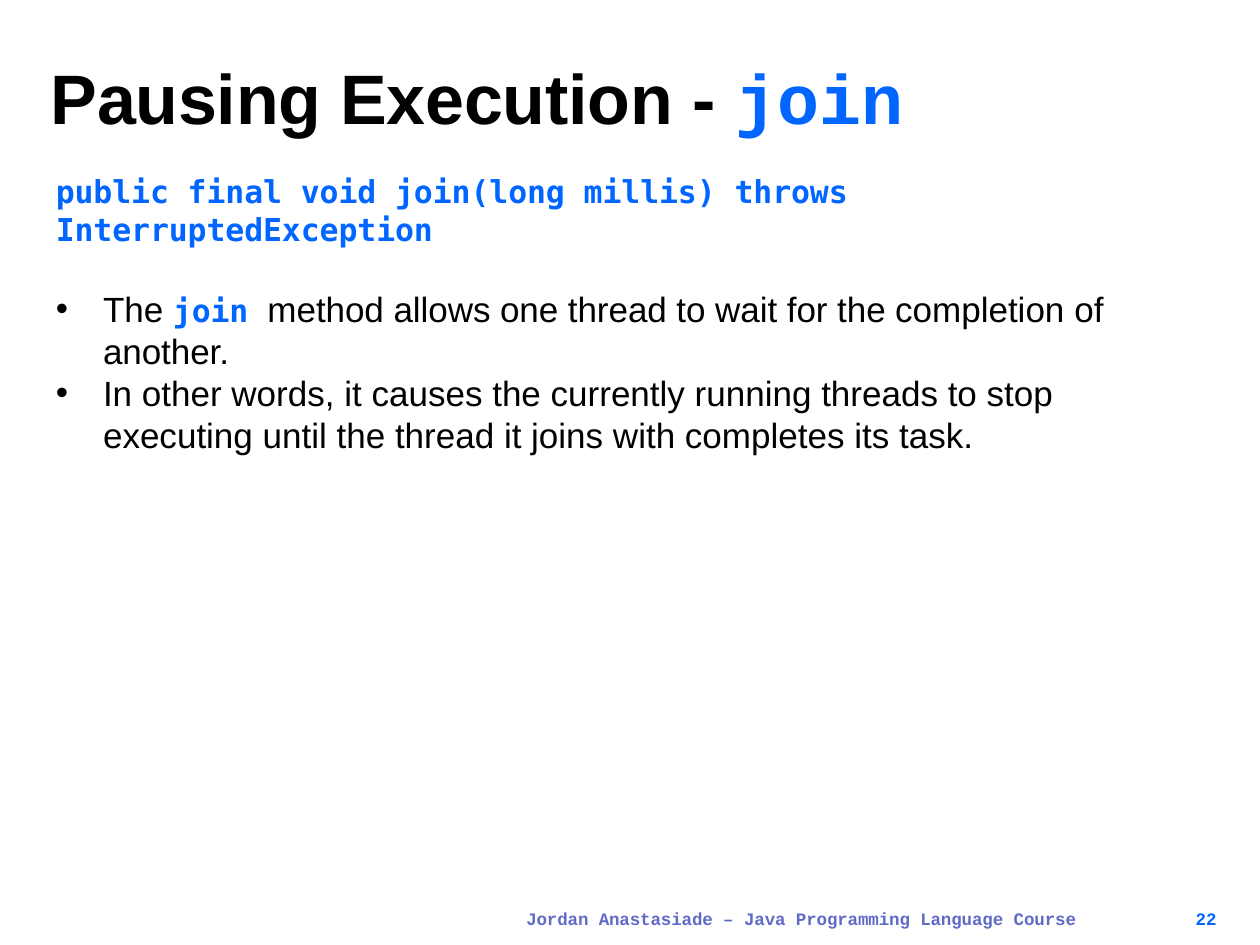
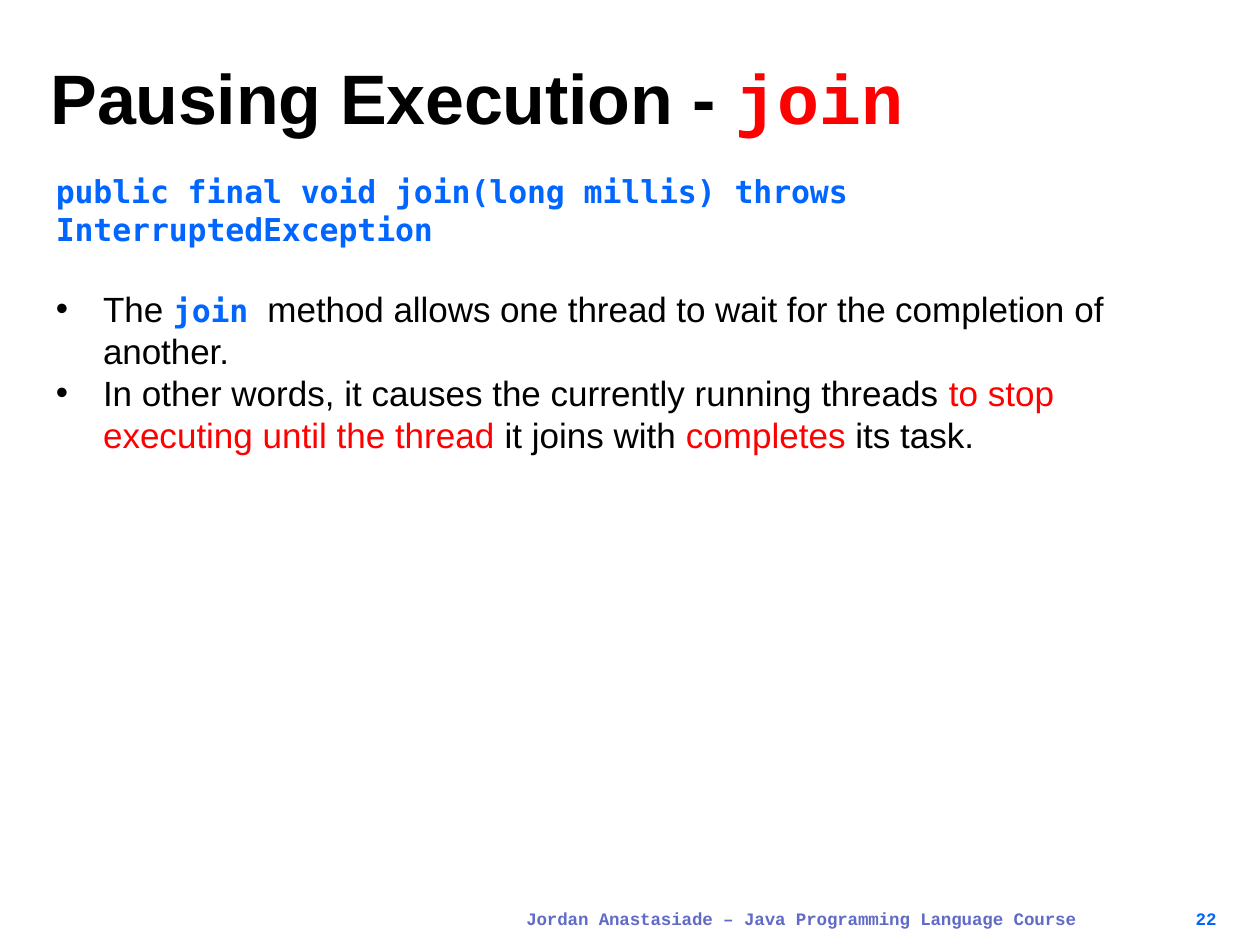
Before and after one commit to JongkukLee/JAC444, a slide deck: slide 22 of lect5-s1-thread-basic.pptx. Drawn at 1260x945 pixels with LibreOffice and Linux fonts; fonts in the diff are those of the drawing. Boxes give left, top, right and bottom in pixels: in the first picture for what was removed or moved away, otherwise in the second. Text is boxed around its words. In the diff, an @@ line names an element or a change of style, - is before the commit and + after.

```diff
--- a/lect5-s1-thread-basic.pptx
+++ b/lect5-s1-thread-basic.pptx
@@ title "Pausing Execution - join" at [51, 73, 903, 139]: text colour #0066FF to #FF0000 in "join" @@
@@ text at [103, 380, 1054, 455]: text colour #000000 to #FF0000 in "to stop executing until the thread completes" @@
```
Also in this commit, not shown: 18 other slides changed, 20 other files.
